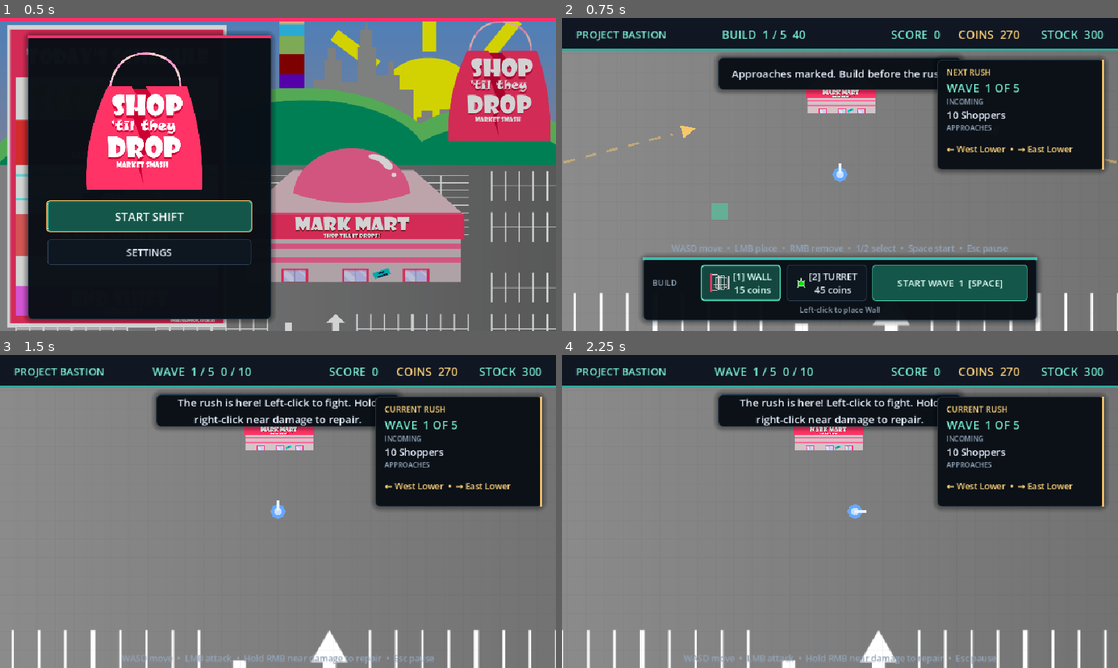
Above: before the commit, frames 1-4 (two rows, left to right).
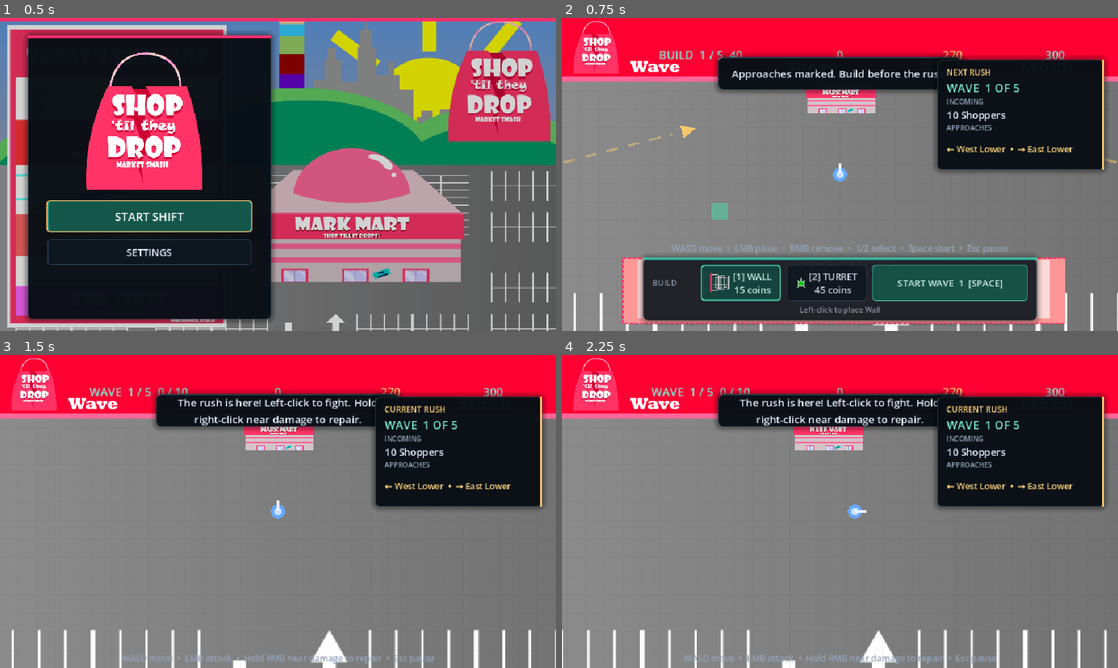
Above: after the commit, the same moments.

Repository: JarredTD/ProjectBastion
Game: Godot game, scene res://scenes/ui/main_menu.tscn
The game is run twice, just before and just after one commit, with the same random seed, the same clock (stepped at 60 frames per second) and the same inputs. Sound files missing from this copy of the repository are replaced by a short silence.
Inputs (mouse positions are in pixels of both pictures, inside the frame that each line leads up to):
- Up to frame 1 (0.5 s): no input
- Up to frame 2 (0.75 s): click "START SHIFT" at 0.5 s
- Up to frame 3 (1.5 s): click "START WAVE 1 [SPACE]" at 1.25 s
- Up to frame 4 (2.25 s): tap Enter at 2 s; move the mouse to (962, 495) at 2.02 s; hold D (move_right) from 2.03 s (still down); tap 1 at 2.1 s; click (962, 495) at 2.17 s

Frame 1 is identical in both runs. In frame 2, 18% of the frame differs, in the area x 0-100%, y 0-98%; in frame 3, 15%; in frame 4, 15%.

Commit message:
feat: apply illustrated match interface

Diff:
--- a/scenes/ui/hud.tscn
+++ b/scenes/ui/hud.tscn
@@ -1,12 +1,22 @@
-[gd_scene load_steps=4 format=3]
+[gd_scene load_steps=9 format=3]
 
 [ext_resource type="Script" path="res://scripts/ui/hud.gd" id="1_hud"]
 [ext_resource type="Theme" path="res://data/ui/interface_theme.tres" id="2_theme"]
 [ext_resource type="Script" path="res://scripts/ui/accent_panel.gd" id="3_accent"]
+[ext_resource type="Texture2D" path="res://assets/sprites/ui/hud_status_bar.png" id="4_hud_art"]
+[ext_resource type="Texture2D" path="res://assets/sprites/ui/upgrade_panel.png" id="5_upgrade_art"]
+[ext_resource type="Texture2D" path="res://assets/sprites/ui/victory_screen.png" id="6_victory_art"]
+[ext_resource type="Texture2D" path="res://assets/sprites/ui/defeat_screen.png" id="7_defeat_art"]
+
+[sub_resource type="AtlasTexture" id="AtlasTexture_build_panel"]
+atlas = ExtResource("5_upgrade_art")
+region = Rect2(110, 510, 1070, 200)
 
 [node name="Hud" type="CanvasLayer"]
 layer = 20
 script = ExtResource("1_hud")
+victory_texture = ExtResource("6_victory_art")
+defeat_texture = ExtResource("7_defeat_art")
 
 [node name="Layout" type="Control" parent="."]
 layout_mode = 3
@@ -18,46 +28,52 @@
 mouse_filter = 2
 theme = ExtResource("2_theme")
 
-[node name="TopBar" type="ColorRect" parent="Layout"]
-layout_mode = 0
-anchor_right = 1.0
-offset_bottom = 56.0
-color = Color(0.0627451, 0.0901961, 0.133333, 1)
-
-[node name="Accent" type="ColorRect" parent="Layout/TopBar"]
-anchor_top = 1.0
-anchor_right = 1.0
-anchor_bottom = 1.0
-offset_top = -2.0
-mouse_filter = 2
-color = Color(0.207843, 0.815686, 0.729412, 0.8)
+[node name="HudArt" type="TextureRect" parent="Layout"]
+layout_mode = 1
+anchors_preset = 15
+anchor_right = 1.0
+anchor_bottom = 1.0
+grow_horizontal = 2
+grow_vertical = 2
+mouse_filter = 2
+texture = ExtResource("4_hud_art")
+expand_mode = 1
+stretch_mode = 6
+
+[node name="TopBar" type="Control" parent="Layout"]
+layout_mode = 0
+anchor_right = 1.0
+offset_bottom = 102.0
+mouse_filter = 2
 
 [node name="Stats" type="MarginContainer" parent="Layout/TopBar"]
 layout_mode = 1
 anchors_preset = 15
 anchor_right = 1.0
 anchor_bottom = 1.0
-offset_left = 24.0
-offset_right = -24.0
+offset_left = 100.0
+offset_top = 30.0
+offset_right = -16.0
+offset_bottom = -6.0
 grow_horizontal = 2
 grow_vertical = 2
 
 [node name="Row" type="HBoxContainer" parent="Layout/TopBar/Stats"]
 layout_mode = 2
-theme_override_constants/separation = 16
+theme_override_constants/separation = 0
 
 [node name="Title" type="Label" parent="Layout/TopBar/Stats/Row"]
-custom_minimum_size = Vector2(170, 0)
+custom_minimum_size = Vector2(10, 0)
 layout_mode = 2
 theme_type_variation = &"StatLabel"
 theme_override_font_sizes/font_size = 18
-text = "PROJECT BASTION"
+text = ""
 vertical_alignment = 1
 
 [node name="PhaseLabel" type="Label" parent="Layout/TopBar/Stats/Row"]
 unique_name_in_owner = true
 layout_mode = 2
-size_flags_horizontal = 3
+custom_minimum_size = Vector2(260, 0)
 theme_type_variation = &"StatLabel"
 text = "BUILD  30"
 horizontal_alignment = 1
@@ -65,30 +81,45 @@
 
 [node name="ScoreLabel" type="Label" parent="Layout/TopBar/Stats/Row"]
 unique_name_in_owner = true
-custom_minimum_size = Vector2(150, 0)
+custom_minimum_size = Vector2(220, 0)
 layout_mode = 2
 theme_type_variation = &"StatLabel"
-text = "SCORE  0"
-horizontal_alignment = 2
+text = "0"
+horizontal_alignment = 1
 vertical_alignment = 1
 
 [node name="CoinLabel" type="Label" parent="Layout/TopBar/Stats/Row"]
 unique_name_in_owner = true
-custom_minimum_size = Vector2(120, 0)
+custom_minimum_size = Vector2(170, 0)
 layout_mode = 2
 theme_type_variation = &"CurrencyLabel"
-text = "COINS  210"
-horizontal_alignment = 2
+text = "210"
+horizontal_alignment = 1
 vertical_alignment = 1
 
 [node name="CoreLabel" type="Label" parent="Layout/TopBar/Stats/Row"]
 unique_name_in_owner = true
-custom_minimum_size = Vector2(130, 0)
+size_flags_horizontal = 3
 layout_mode = 2
 theme_type_variation = &"StatLabel"
-text = "STOCK  300"
-horizontal_alignment = 2
-vertical_alignment = 1
+text = "300"
+horizontal_alignment = 1
+vertical_alignment = 1
+
+[node name="BuildPanelArt" type="TextureRect" parent="Layout"]
+unique_name_in_owner = true
+anchor_left = 0.5
+anchor_top = 1.0
+anchor_right = 0.5
+anchor_bottom = 1.0
+offset_left = -390.0
+offset_top = -136.0
+offset_right = 390.0
+offset_bottom = -4.0
+mouse_filter = 2
+texture = SubResource("AtlasTexture_build_panel")
+expand_mode = 1
+stretch_mode = 6
 
 [node name="BuildPanel" type="Panel" parent="Layout"]
 unique_name_in_owner = true
@@ -100,6 +131,7 @@
 offset_top = -126.0
 offset_right = 340.0
 offset_bottom = -18.0
+modulate = Color(1, 1, 1, 0.88)
 script = ExtResource("3_accent")
 accent_color = Color(0.207843, 0.815686, 0.729412, 0.9)
 
@@ -311,6 +343,30 @@
 text = "WASD move  •  LMB place  •  RMB remove  •  1/2 select  •  Space start  •  Esc pause"
 horizontal_alignment = 1
 
+[node name="EndBackdrop" type="TextureRect" parent="Layout"]
+unique_name_in_owner = true
+visible = false
+layout_mode = 1
+anchors_preset = 15
+anchor_right = 1.0
+anchor_bottom = 1.0
+grow_horizontal = 2
+grow_vertical = 2
+mouse_filter = 2
+texture = ExtResource("6_victory_art")
+expand_mode = 1
+stretch_mode = 6
+
+[node name="EndShade" type="ColorRect" parent="Layout/EndBackdrop"]
+layout_mode = 1
+anchors_preset = 15
+anchor_right = 1.0
+anchor_bottom = 1.0
+grow_horizontal = 2
+grow_vertical = 2
+mouse_filter = 2
+color = Color(0.01, 0.015, 0.025, 0.12)
+
 [node name="EndPanel" type="Panel" parent="Layout"]
 unique_name_in_owner = true
 visible = false
@@ -320,9 +376,10 @@
 anchor_right = 0.5
 anchor_bottom = 0.5
 offset_left = -250.0
-offset_top = -185.0
+offset_top = -160.0
 offset_right = 250.0
 offset_bottom = 185.0
+modulate = Color(1, 1, 1, 0.93)
 
 [node name="Content" type="VBoxContainer" parent="Layout/EndPanel"]
 layout_mode = 1
--- a/scripts/ui/hud.gd
+++ b/scripts/ui/hud.gd
@@ -12,11 +12,15 @@
 var build_definitions: Array
 var touch_mode := false
 
+@export var victory_texture: Texture2D
+@export var defeat_texture: Texture2D
+
 @onready var phase_label: Label = %PhaseLabel
 @onready var score_label: Label = %ScoreLabel
 @onready var coin_label: Label = %CoinLabel
 @onready var core_label: Label = %CoreLabel
 @onready var build_panel: Control = %BuildPanel
+@onready var build_panel_art: Control = %BuildPanelArt
 @onready var wall_button: Button = %WallButton
 @onready var turret_button: Button = %TurretButton
 @onready var start_wave_button: Button = %StartWaveButton
@@ -31,6 +35,7 @@
 @onready var message_label: Label = %MessageLabel
 @onready var core_warning_panel: Control = %CoreWarningPanel
 @onready var end_panel: Control = %EndPanel
+@onready var end_backdrop: TextureRect = %EndBackdrop
 @onready var end_title: Label = %EndTitle
 @onready var end_score: Label = %EndScore
 @onready var end_breakdown: Label = %EndBreakdown
@@ -97,11 +102,12 @@
 	if state == null:
 		return
 	phase_label.text = phase_text()
-	score_label.text = "SCORE  %s" % format_score(state.score)
-	coin_label.text = "COINS  %03d" % floori(state.coins)
-	core_label.text = "STOCK  %03d" % ceili(state.base_hp)
+	score_label.text = format_score(state.score)
+	coin_label.text = "%03d" % floori(state.coins)
+	core_label.text = "%03d" % ceili(state.base_hp)
 	core_label.modulate = Color("ed5b68") if state.base_hp <= GameConfig.MAX_BASE_HP * 0.3 else Color.WHITE
 	build_panel.visible = state.phase == GameState.Phase.BUILD
+	build_panel_art.visible = build_panel.visible
 	wave_intel_panel.visible = state.phase == GameState.Phase.BUILD or state.phase == GameState.Phase.DEFEND
 	if wave_intel_panel.visible:
 		intel_title.text = "NEXT RUSH" if state.phase == GameState.Phase.BUILD else "CURRENT RUSH"
@@ -128,7 +134,9 @@
 	message_panel.visible = state.message_time > 0.0 and not finished
 	message_label.text = state.message
 	end_panel.visible = finished
+	end_backdrop.visible = finished
 	if finished and state.run_summary != null:
+		end_backdrop.texture = victory_texture if state.phase == GameState.Phase.VICTORY else defeat_texture
 		var summary := state.run_summary
 		end_title.text = "STORE SECURED" if state.phase == GameState.Phase.VICTORY else "STOCK LOST"
 		end_title.modulate = Color("78ead2") if state.phase == GameState.Phase.VICTORY else Color("ed5b68")
